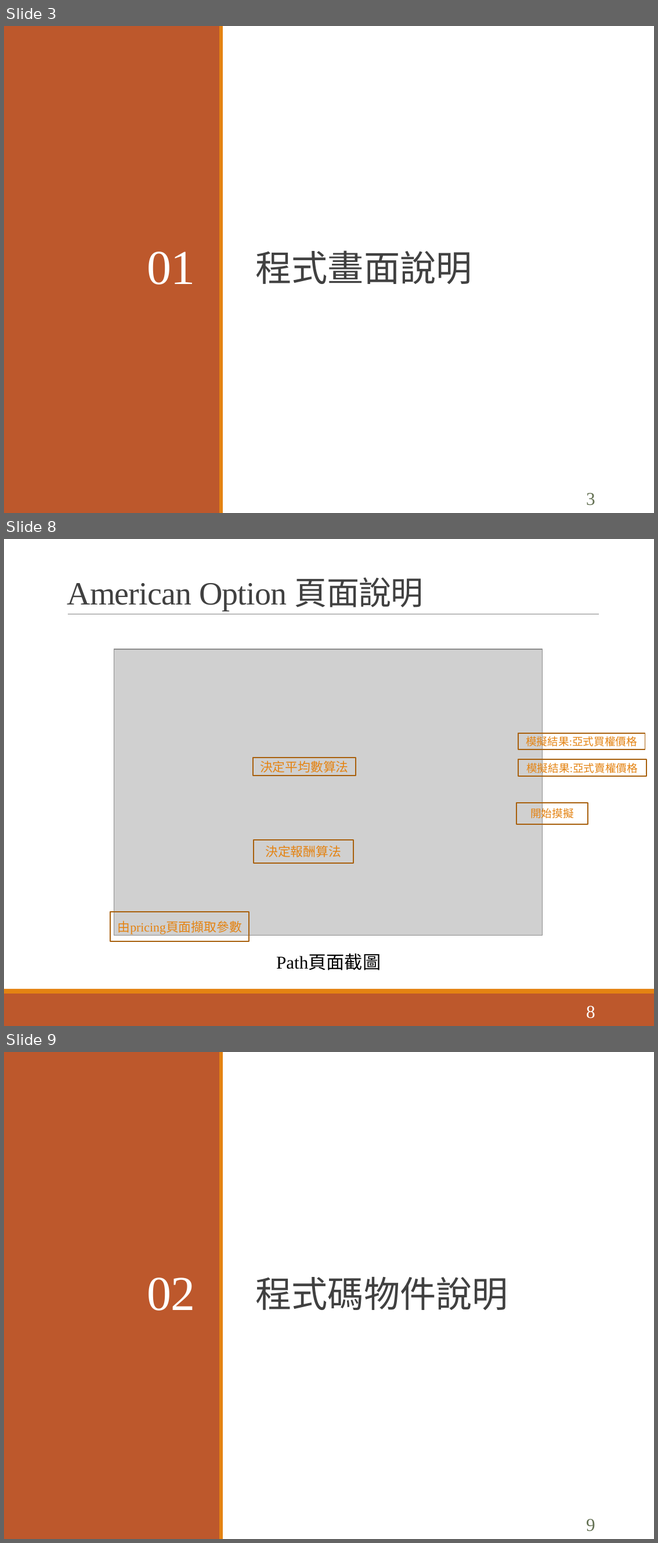
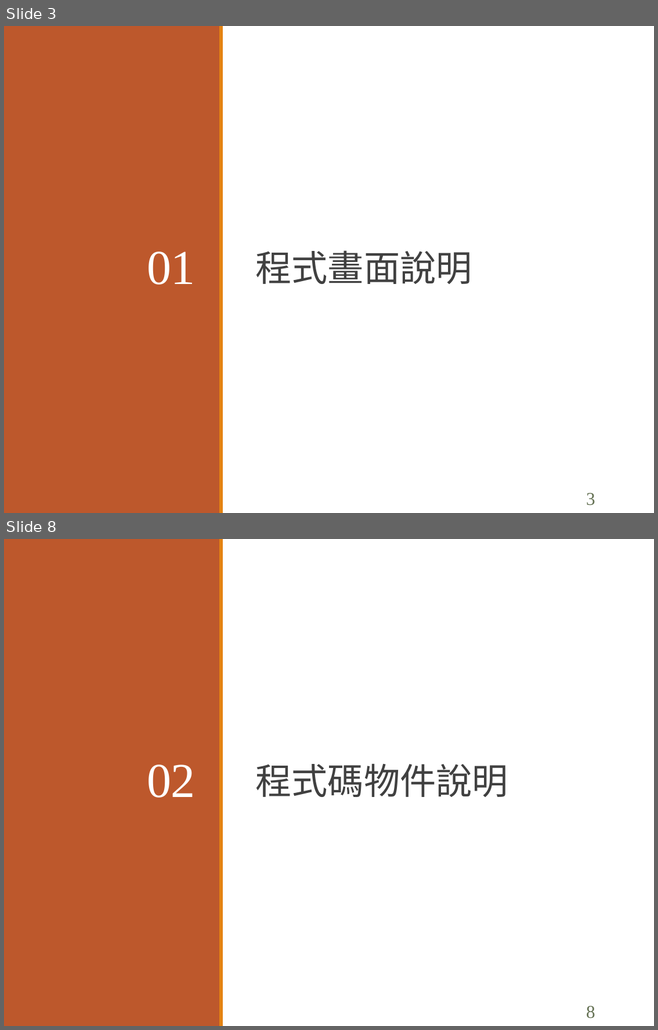
Before and after one commit to jian5753/heston-monter-carlo-multiThread, a slide deck: 期中專案_heston_model的蒙地卡羅模擬.pptx. Shown one above the other, each under a label of ours: slides 3, 8 and 9 before the commit, slides 3 and 8 after it; the slides between them are not shown. The pictures are 658x1543 and 658x1030 pixels, drawn with LibreOffice and Linux fonts; fonts in the diff are those of the drawing; grey boxes stand for pictures. Boxes give left, top, right and bottom in pixels: in the first picture for what was removed or moved away, otherwise in the second. Text is boxed around its words. In the diff, an @@ line names an element or a change of style, - is before the commit and + after.

```diff
--- a/期中專案_heston_model的蒙地卡羅模擬.pptx
+++ b/期中專案_heston_model的蒙地卡羅模擬.pptx
@@ slide 8 removed at box(4, 539, 654, 1026), background #FFFFFF @@
@@ title removed at box(67, 577, 423, 610) @@
-American Option 頁面說明
@@ line removed from (68, 614) to (598, 614) @@
@@ picture removed at box(114, 649, 542, 935) @@
@@ rectangle removed at box(518, 733, 644, 750) @@
-模擬結果:亞式買權價格
@@ rectangle removed at box(253, 758, 355, 776) @@
-決定平均數算法
@@ rectangle removed at box(518, 759, 647, 777) @@
-模擬結果:亞式賣權價格
@@ rectangle removed at box(517, 803, 587, 824) @@
-開始摸擬
@@ rectangle removed at box(253, 841, 353, 863) @@
-決定報酬算法
@@ rectangle removed at box(111, 912, 249, 941) @@
-由pricing頁面擷取參數
@@ text removed at box(276, 955, 380, 971) @@
-Path頁面截圖
@@ rectangle removed at box(4, 989, 654, 994) @@
@@ rectangle removed at box(4, 994, 654, 1026) @@
@@ page number removed at box(586, 1006, 595, 1019) @@
-8
@@ what was slide 9 is now slide 8 @@
@@ page number at box(586, 1006, 595, 1019): text changed @@
-9
+8
```
Also in this commit, not shown: 3 slides changed.
